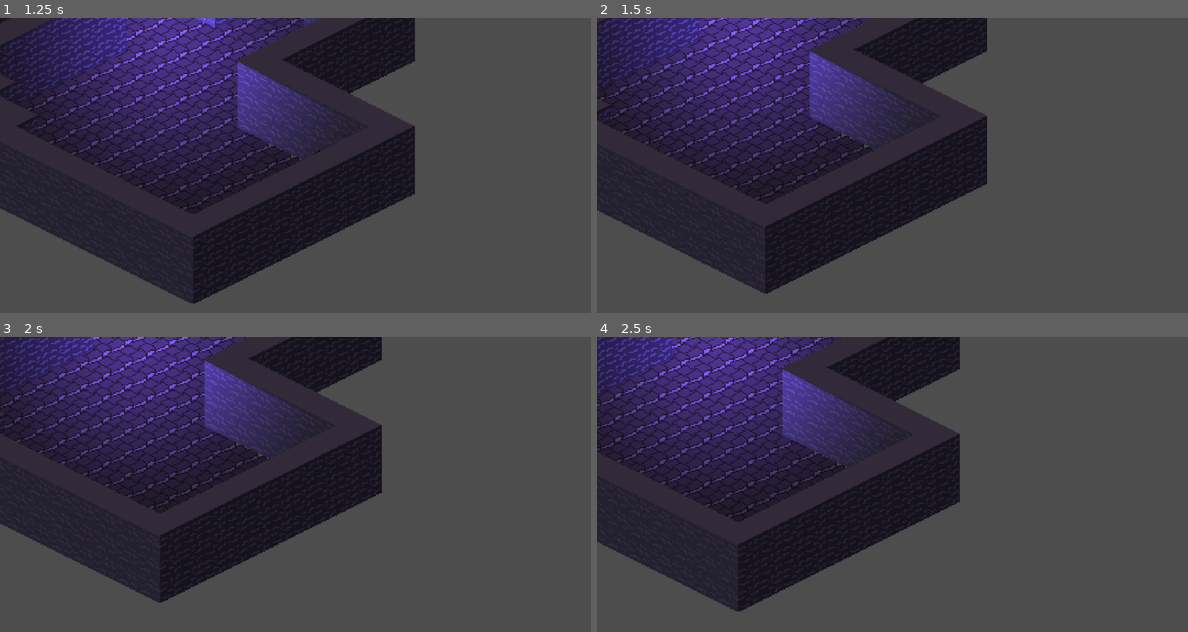
Above: before the commit, frames 1-4 (two rows, left to right).
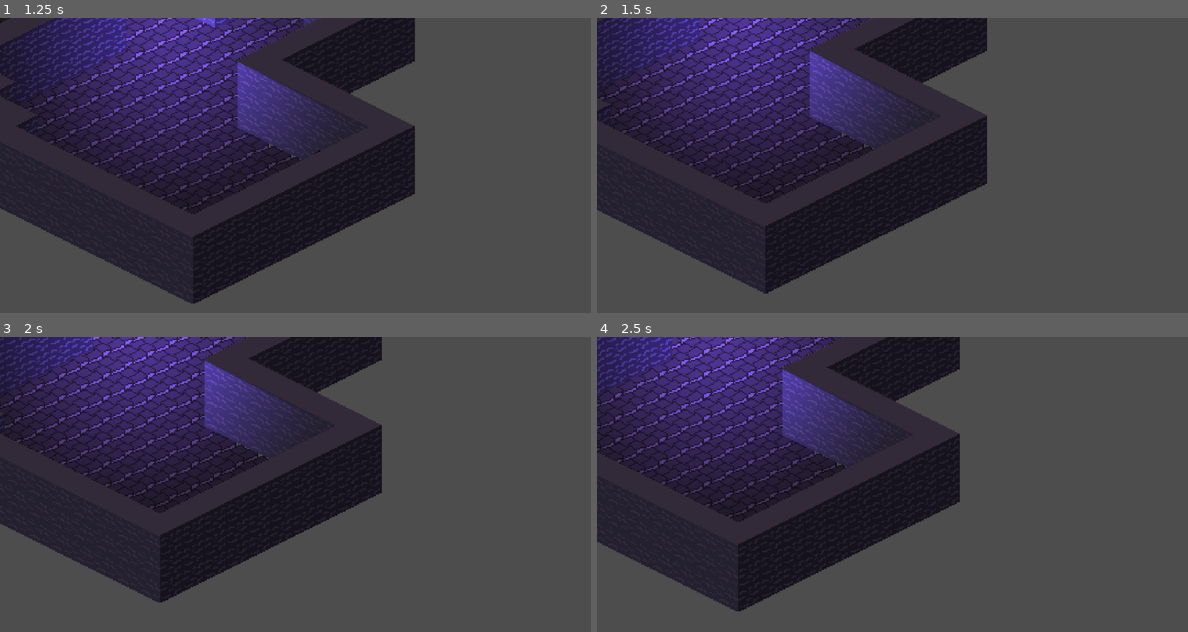
Above: after the commit, the same moments.

Repository: Lucio-Ladeira/empolium-2
Game: Godot game, scene res://scenes/empresa_empolium/empresa_empolium.tscn
Two runs of this game, one before a commit and one after it. Both use one fixed random seed, a clock stepped at 60 frames per second and the inputs below.
Inputs:
- Up to frame 1 (1.25 s): hold D (move_right) from 0.53 s (still down); tap Space (dash) at 0.6 s
- Up to frame 2 (1.5 s): release D (move_right) at 1.28 s; hold S (move_down) from 1.28 s (still down); tap Space (dash) at 1.35 s
- Up to frame 3 (2 s): keep holding S (move_down)
- Up to frame 4 (2.5 s): release S (move_down) at 2.03 s; hold D (move_right) from 2.03 s (still down); tap Space (dash) at 2.1 s

Frame 1 is identical in both runs. In frame 2, 2.1% of the frame differs, in the area x 0-66%, y 0-93%; in frame 3, less than 0.1%; in frame 4, less than 0.1%.

Commit message:
dash  mais complexo

Diff:
--- a/scenes/plyer/player.gd
+++ b/scenes/plyer/player.gd
@@ -3,15 +3,14 @@
 @export var speed := 100.0
 @export var dash_speed := 250.0
 @export var dash_duration := 0.15
+@export var estamina := 300
 @onready var dash_timer: Timer = $dash_timer
-
-
 @onready var anim_tree: AnimationTree = $AnimationTree
 @onready var anim_state = anim_tree.get("parameters/playback")
 
 var current_state = player_state.MOVE
 var last_direction := Vector2.DOWN
-var pode_dash = true
+
 enum player_state {
 	MOVE,
 	DASH
@@ -20,7 +19,7 @@
 func _ready() -> void:
 	dash_timer.start()
 func _physics_process(_delta):
-	print(pode_dash)
+	print(estamina)
 	match current_state:
 
 		player_state.MOVE:
@@ -47,9 +46,9 @@
 		anim_state.travel("idle")
 		velocity = Vector2.ZERO
 	#dash
-	if Input.is_action_just_pressed("dash") and pode_dash:
+	if Input.is_action_just_pressed("dash") and estamina >= 100:
+		estamina -= 100
 		dash_timer.start()
-		pode_dash = false
 		current_state = player_state.DASH
 		velocity = last_direction * dash_speed
 		return
@@ -69,4 +68,5 @@
 
 
 func _on_timer_timeout() -> void:
-	pode_dash = true
+	if estamina < 300:
+		estamina += 100
